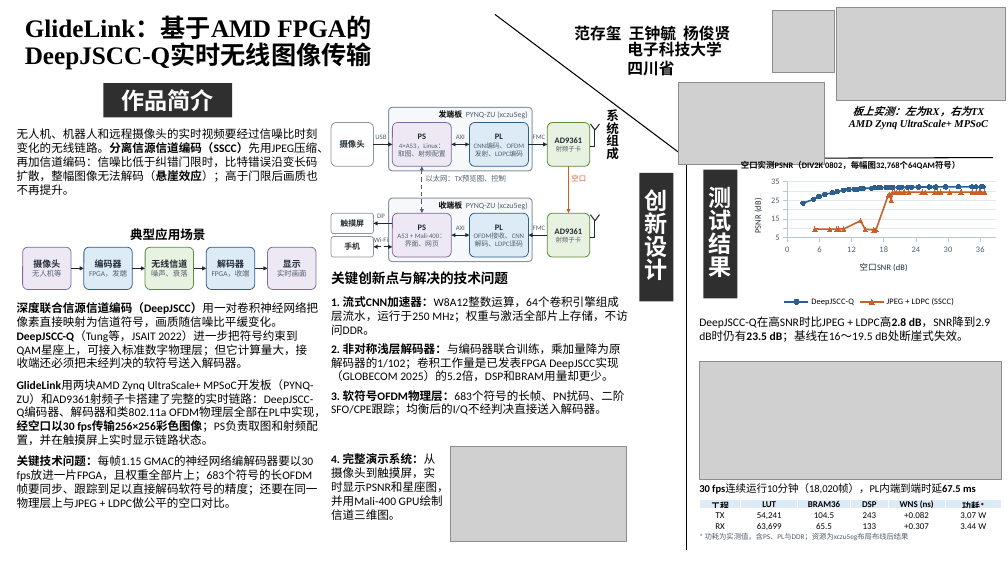
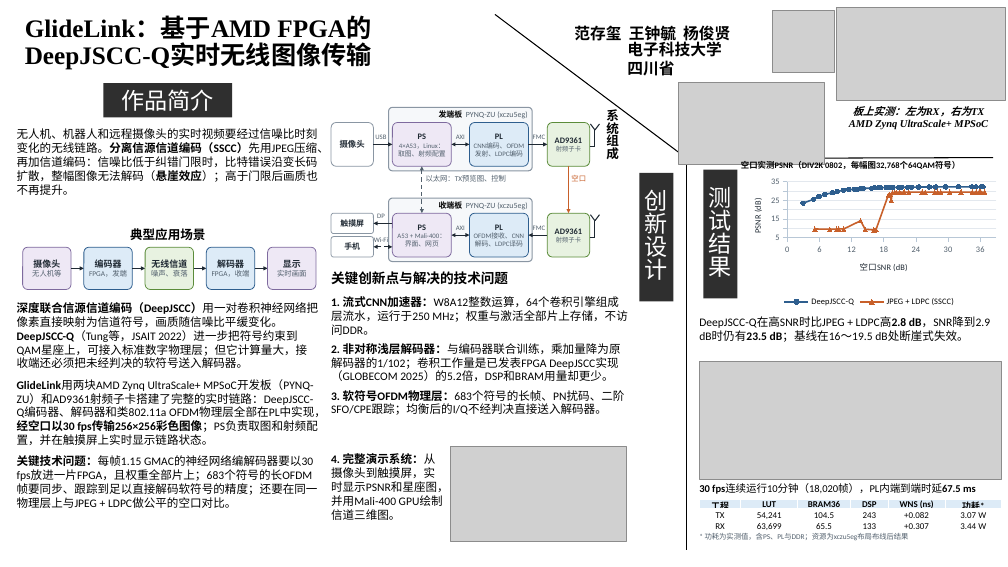
Before and after one commit to Vimcovan/glidelink-fpga, a slide deck: slide 1 of report/poster/poster_amd_zh.pptx. Drawn at 1008x567 pixels with LibreOffice and Linux fonts; fonts in the diff are those of the drawing; grey boxes stand for pictures; background and template pictures are left out. Boxes give left, top, right and bottom in pixels: in the first picture for what was removed or moved away, otherwise in the second. Text is boxed around its words. In the diff, an @@ line names an element or a change of style, - is before the commit and + after.

```diff
--- a/report/poster/poster_amd_zh.pptx
+++ b/report/poster/poster_amd_zh.pptx
@@ bold off in 3 elements at (104,83,232,117), (645,189,668,280), (709,187,732,277) @@
```
Also in this commit, not shown: 4 other files.
